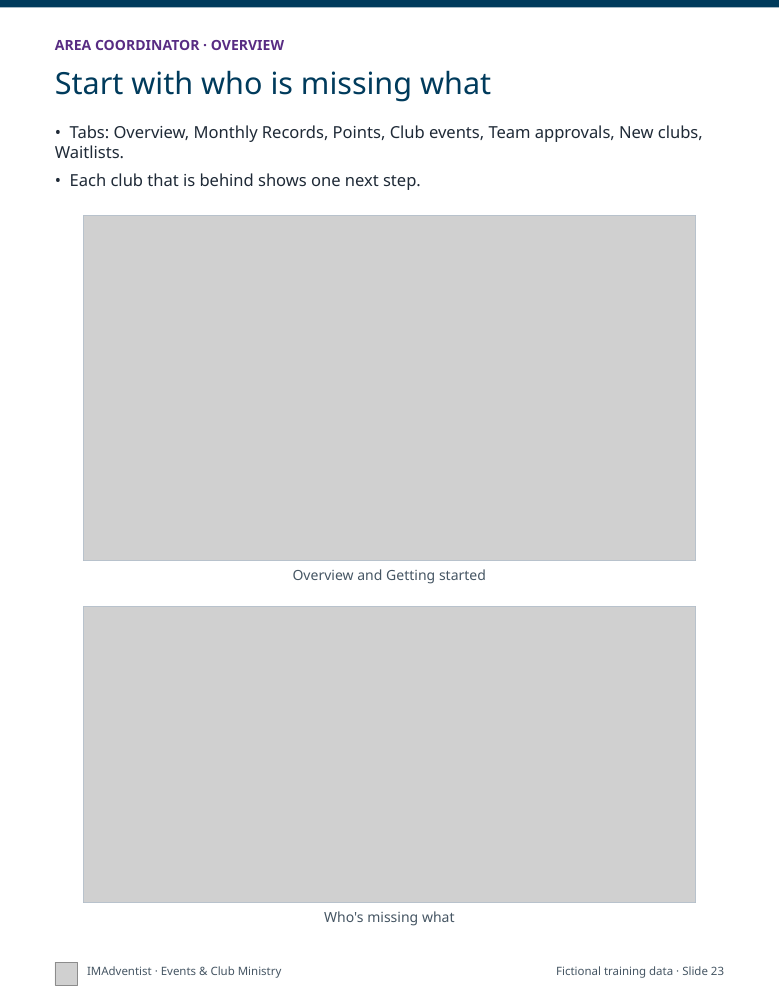
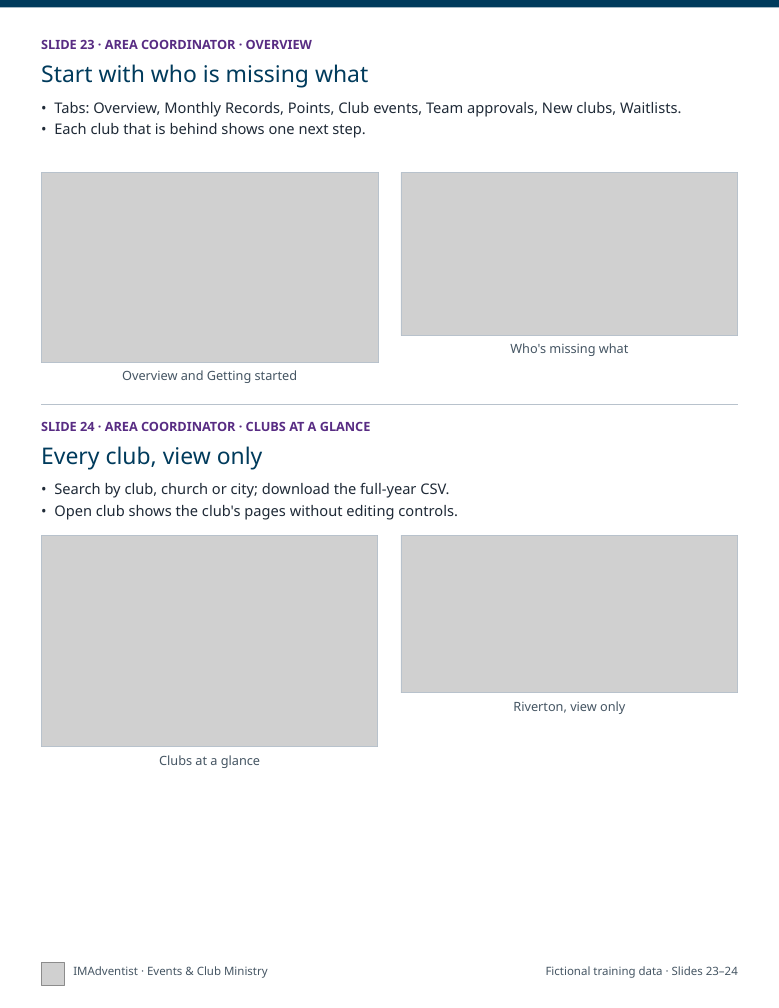
Before and after one commit to DurantTL/IMSDA-Events, a slide deck: slide 12 of docs/platform-documentation/2026-11-05/exports/IMAdventist-getting-started-print.pptx (slide 23 before the commit). Drawn at 779x1008 pixels with LibreOffice and Linux fonts; fonts in the diff are those of the drawing; grey boxes stand for pictures. Boxes give left, top, right and bottom in pixels: in the first picture for what was removed or moved away, otherwise in the second. Text is boxed around its words. In the diff, an @@ line names an element or a change of style, - is before the commit and + after.

```diff
--- a/docs/platform-documentation/2026-11-05/exports/IMAdventist-getting-started-print.pptx
+++ b/docs/platform-documentation/2026-11-05/exports/IMAdventist-getting-started-print.pptx
@@ text at (41,39,312,49): text changed; size 11 to 10 pt @@
-AREA COORDINATOR · OVERVIEW
+SLIDE 23 · AREA COORDINATOR · OVERVIEW
@@ text "Start with who is missing ...": place and size @@
-text "Start with who is missing ..." at (55,70,491,102)
+text "Start with who is missing ..." at (41,64,368,88)
@@ text "Start with who is missing ..." at (41,64,368,88): size 24 to 18 pt @@
@@ text "• Tabs: Overview, Monthly Records, ...": place and size @@
-text "• Tabs: Overview, Monthly Records, ..." at (55,125,703,190)
+text "• Tabs: Overview, Monthly Records, ..." at (54,102,681,138)
@@ text "• Tabs: Overview, Monthly Records, ..." at (54,102,681,138): size 13 to 11.5 pt; less space between paragraphs @@
@@ picture: place and size @@
-picture at (83,215,695,561)
+picture at (41,172,378,362)
@@ rectangle: place and size @@
-rectangle at (83,215,695,561)
+rectangle at (41,172,378,362)
@@ picture: place and size @@
-picture at (83,607,695,903)
+picture at (401,172,738,335)
@@ rectangle: place and size @@
-rectangle at (83,607,695,903)
+rectangle at (401,172,738,335)
@@ text "Who's missing what" at (510,343,628,356): size 11 to 10 pt @@
@@ text "Who's missing what": place and size @@
-text "Who's missing what" at (324,911,455,926)
+text "Who's missing what" at (510,343,628,356)
@@ text "Overview and Getting started": place and size @@
-text "Overview and Getting started" at (293,569,486,584)
+text "Overview and Getting started" at (122,370,298,383)
@@ text "Overview and Getting started" at (122,370,298,383): size 11 to 10 pt @@
@@ line added from (41, 405) to (738, 405), #B8C2CC 0.75 pt @@
@@ text added at (41,421,371,431), 10 pt, text #582C83, bold @@
+SLIDE 24 · AREA COORDINATOR · CLUBS AT A GLANCE
@@ text added at (41,446,263,470), 18 pt, text #003B5C @@
+Every club, view only
@@ text added at (54,483,458,520), 11.5 pt, text #1F2A37 @@
+• Search by club, church or city; download the full-year CSV.
+• Open club shows the club's pages without editing controls.
@@ picture added at (41,535,378,747) @@
@@ rectangle added at (41,535,378,747), outline #B8C2CC 0.75 pt @@
@@ picture added at (401,535,738,693) @@
@@ rectangle added at (401,535,738,693), outline #B8C2CC 0.75 pt @@
@@ text added at (513,701,625,714), 10 pt, text #455563 @@
+Riverton, view only
@@ text added at (159,755,260,768), 10 pt, text #455563 @@
+Clubs at a glance
@@ picture: place and size @@
-picture at (55,962,78,985)
+picture at (41,962,64,985)
@@ text "IMAdventist · Events & Club ...": place and size @@
-text "IMAdventist · Events & Club ..." at (87,966,282,978)
+text "IMAdventist · Events & Club ..." at (73,966,268,978)
@@ text at (546,966,738,978): text changed @@
-Fictional training data · Slide 23
+Fictional training data · Slides 23–24
```
Also in this commit, not shown: 15 other slides changed, 15 slides removed, 4 other files.
